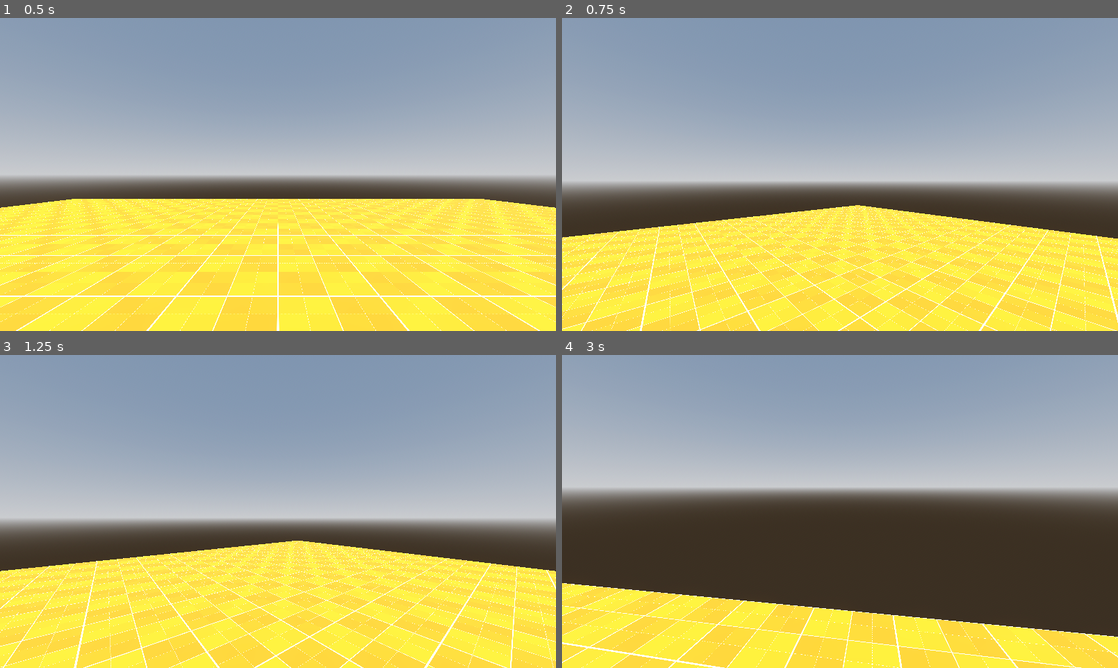
Above: before the commit, frames 1-4 (two rows, left to right).
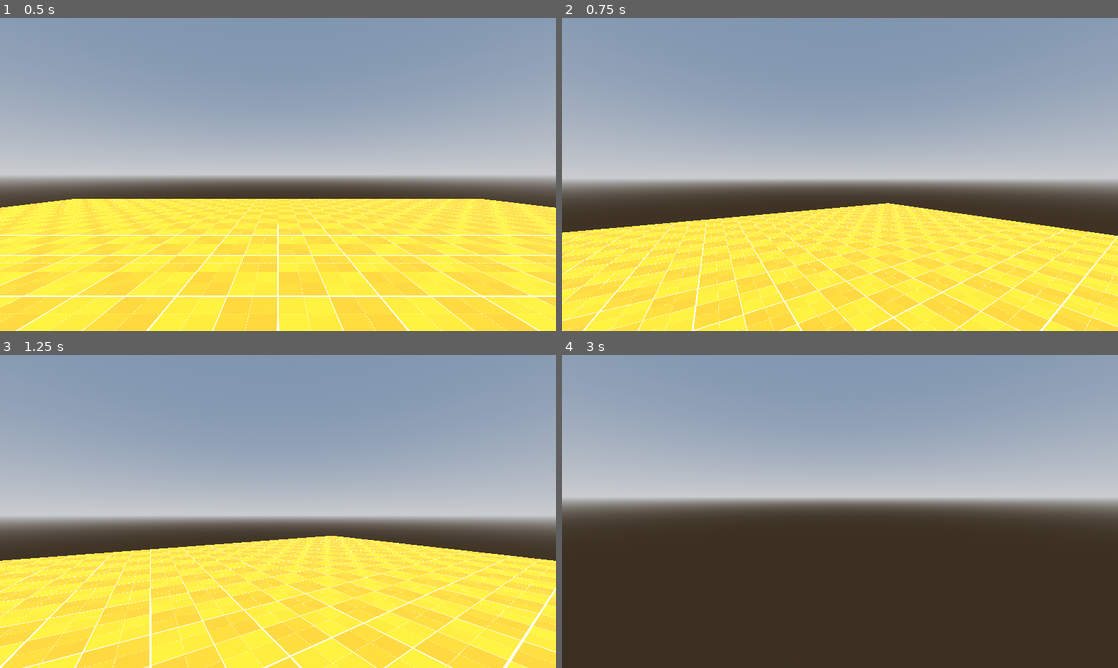
Above: after the commit, the same moments.

Repository: filipposoffiatti/basic-godot-fps-controller
Game: Godot game, scene res://Scenes/main.tscn
Same seed, same stepped clock (60 frames per second), same inputs: the game is played once before the commit and once after it.
Inputs (mouse positions are in pixels of both pictures, inside the frame that each line leads up to):
- Up to frame 1 (0.5 s): no input
- Up to frame 2 (0.75 s): tap Enter at 0.5 s; move the mouse to (867, 174) at 0.52 s; hold W (Forward) from 0.53 s (still down); hold Space (Jump) from 0.53 s (still down)
- Up to frame 3 (1.25 s): keep holding W (Forward); keep holding Space (Jump)
- Up to frame 4 (3 s): keep holding W (Forward); move the mouse to (812, 511) at 1.27 s; release Space (Jump) at 1.28 s; tap Shift (Shift) at 1.35 s; tap Space (Jump) at 1.52, 1.55, 1.82, 2.3, 2.85 s; move the mouse to (851, 505) at 2.02 s; hold Ctrl (Sprint) 2.03-2.78 s; move the mouse to (834, 517) at 2.77 s

Frame 1 is identical in both runs. In frame 2, 11% of the frame differs, in the area x 0-100%, y 51-100%; in frame 3, 13%; in frame 4, 26%, in the area x 0-100%, y 42-100%.

Commit message:
Updating player script

Diff:
--- a/Scripts/player.gd
+++ b/Scripts/player.gd
@@ -2,8 +2,11 @@
 
 var speed = 8.0 #Player speed
 var gravity = 9.81 #Gravity
-var senstivity = 0.01 #Mouse senstivity
+var senstivity_x = 0.008 #Vertical mouse senstivity
+var senstivity_y = 0.006 #Horizontal mouse senstivity
 var is_sprinting := false #Sprinting flag
+var jump_buffer_time = 0.15  #Seconds of tollerance
+var jump_buffer_timer = 0.0  #Internal timer
 
 @onready var head = $Head #Head reference (Camera pivot)
 @onready var camera = $Head/Camera3D #Camera reference
@@ -14,11 +17,11 @@
 	Input.set_mouse_mode(Input.MOUSE_MODE_CAPTURED)
 	 #Function to block mouse movement
 
-func _unhandled_input(event): #Used for global inputs
+func _unhandled_input(event): #Used for event inputs
 
 	if event is InputEventMouseMotion: #If there is mouse movement
-		head.rotate_y(-event.relative.x * senstivity) #Rotate head
-		camera.rotate_x(-event.relative.y * senstivity) #Rotate camera
+		head.rotate_y(-event.relative.x * senstivity_x) #Rotate head
+		camera.rotate_x(-event.relative.y * senstivity_y) #Rotate camera
 		camera.rotation.x = clamp(camera.rotation.x, deg_to_rad(-80), deg_to_rad(80))
 		#Set a clamp to the max rotation upwards and downwards of the camera
 
@@ -59,9 +62,15 @@
 		player_velocity.x = lerp(player_velocity.x, player_direction.x * speed, 0.03)
 		player_velocity.z = lerp(player_velocity.z, player_direction.z * speed, 0.03)
 
-	if is_on_floor() and Input.is_action_pressed("Jump"):
+	if jump_buffer_timer > 0: #If the buffer_timer is greater than 0 it begins to reduce every delta frame
+		jump_buffer_timer -= delta
+
+	if Input.is_action_just_pressed("Jump"): #If the player jumps the buffer time is added to the timer
+		jump_buffer_timer = jump_buffer_time
+
+	if is_on_floor() and jump_buffer_timer > 0: #If the player is on the floor and the buffer is not 0 the player jumps
 		player_velocity.y = 6
-		#If the player is on ground and presses "Jump" it makes him jump
+		jump_buffer_timer = 0.0
 
 	if not is_on_floor():
 
